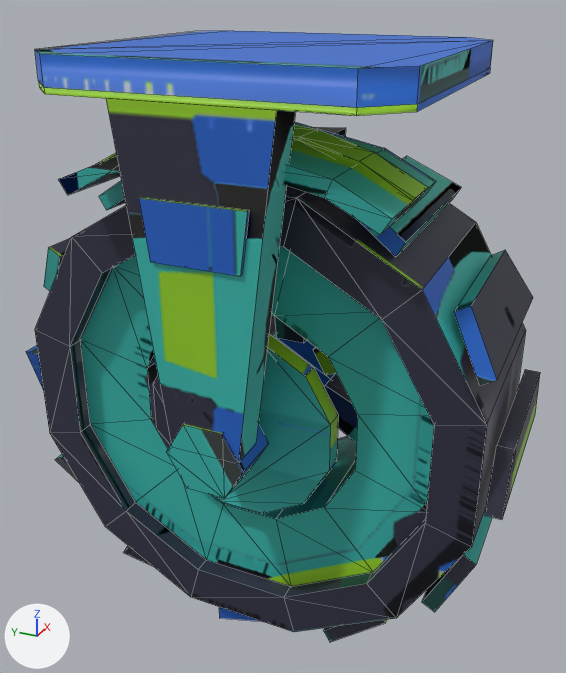
Two versions of the FBX model Tools/ModelFactory/R4SixStyles1/models/03_ArcadeLowPoly/R4M_Wheel/R4M_Wheel_LOD1.fbx, one commit apart.
Camera for both pictures: a camera (50 mm lens) standing at (-1.035, -0.471, 0.342) and looking at (0.007, -0.002, -0.179). Arrows for +X, +Y and +Z are at lower left; the lights stay in place. The picture after the commit comes second. Mesh edges are drawn as thin lines. Vertices at exactly the same position are counted once.

The first picture shows 'R4M_Wheel_LOD1'.
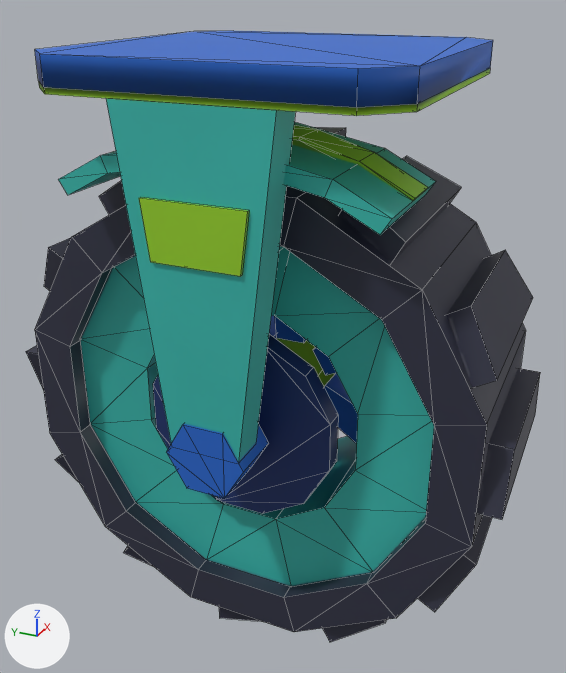
The edits, one by one:
me_r4m_wheel_mount_002 is used by ob_r4m_wheel_lod1; location (0.0, 0.0, 0.0).
me_r4m_wheel_mount_002 had 390 vertices, 439 faces and spanned x -0.254..0.25, y -0.389..0.389, z -0.649..0.26.
me_r4m_wheel_mount_002 now has 402 vertices, 453 faces and spans x -0.254..0.25, y -0.389..0.389, z -0.649..0.26.
Part 1, on me_r4m_wheel_mount_002:
4 vertices are removed from x -0.12..-0.06, y 0.081..0.082, z 0.158..0.162.
92 faces are deleted.
4 vertices in x -0.15..0.15, y -0.046..0.046, z 0.106 move by (0.0, 0.0, -0.014).
4 vertices in x -0.15..0.15, y -0.223..-0.143, z 0.034..0.08 move by (0.0, 0.007, -0.012).
4 vertices in x -0.15..0.15, y -0.34..-0.294, z -0.117..-0.037 move by (0.0, 0.012, -0.007).
4 vertices in x -0.15..0.15, y -0.366, z -0.306..-0.214 move by (0.0, 0.014, 0.0).
4 vertices in x -0.15..0.15, y -0.34..-0.294, z -0.483..-0.403 move by (0.0, 0.012, 0.007).
4 vertices in x -0.15..0.15, y -0.223..-0.143, z -0.6..-0.554 move by (0.0, 0.007, 0.012).
26 vertices move from x -0.206..0.15, y -0.046..0.366, z -0.626..0.158 to x -0.206..0.15, y -0.046..0.352, z -0.612..0.135.
4 vertices are added at (-0.12, 0.16, 0.135), (-0.12, 0.0, 0.166), (-0.06, 0.16, 0.135), (-0.06, 0.0, 0.166).
92 new faces join them.
me_r4m_wheel_mount_002 part 2: 320 kept faces spanning x -0.254..0.25, y -0.389..0.389, z -0.649..0.26 get new texture (UV) coordinates.
Other edits to the shape of me_r4m_wheel_mount_002 do not show in these pictures.

Boxes (x1, y1, x2, y2) around the edits, measured in the pictures (566 x 673 px; the box of a moved part takes in the faces that stretch with it):
part 1 of me_r4m_wheel_mount_002, moved or reshaped: (26, 31, 540, 642) in both
part 2 of me_r4m_wheel_mount_002, surface changed: (26, 47, 537, 642) in both
